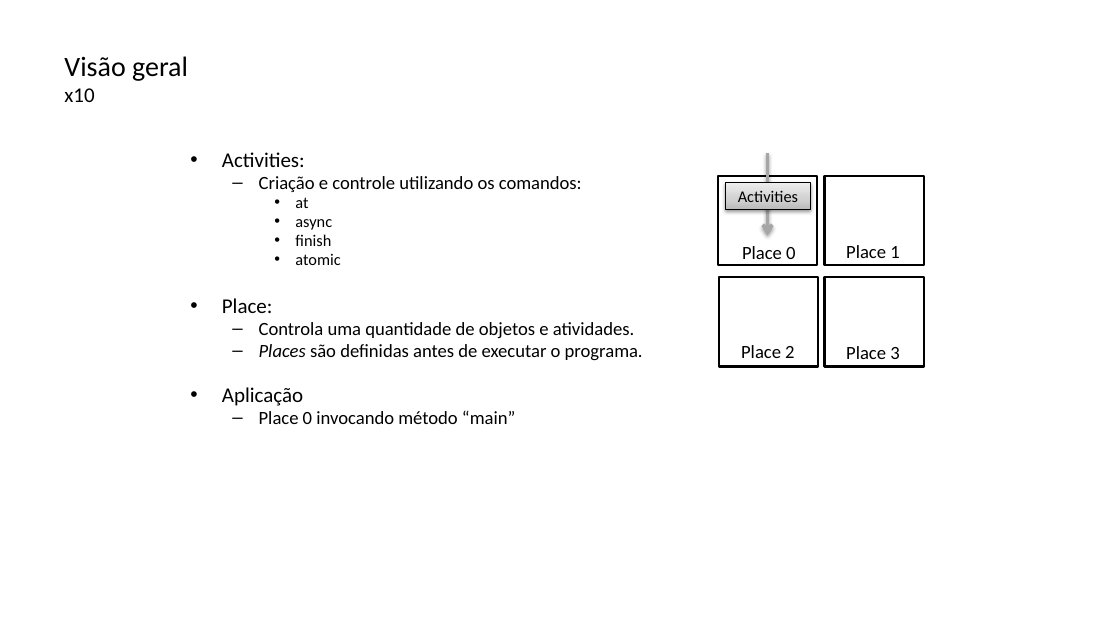
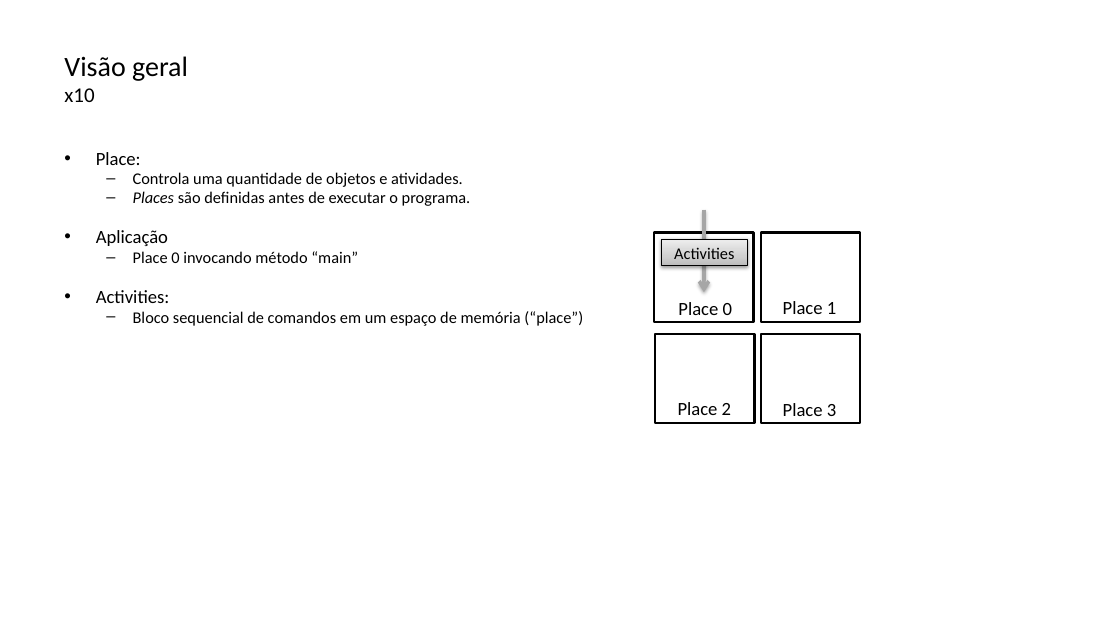
Before and after one commit to lquatrin/inf2591, a slide deck: slide 6 of x10.pptx (slide 8 before the commit). Drawn at 1120x630 pixels with LibreOffice and Linux fonts; fonts in the diff are those of the drawing. Boxes give left, top, right and bottom in pixels: in the first picture for what was removed or moved away, otherwise in the second. Text is boxed around its words. In the diff, an @@ line names an element or a change of style, - is before the commit and + after.

```diff
--- a/x10.pptx
+++ b/x10.pptx
@@ text "Place:" moved from (x1=222, y1=152, x2=643, y2=424) to (x1=96, y1=152, x2=583, y2=326) @@
@@ text at (x1=96, y1=152, x2=471, y2=263): size 18 to 16 pt in "Place:", "Aplicação"; size 16 to 14 pt in "Controla uma quantidade de objetos e atividades.", "Places são definidas antes de executar o ...", "Place 0 invocando método “main”" @@
@@ text at (x1=222, y1=152, x2=582, y2=265): paragraphs removed @@
-• Activities:
-  – Criação e controle utilizando os comandos:
-    • at
-    • async
-    • finish
-    • atomic
@@ text at (x1=96, y1=290, x2=583, y2=326): paragraphs added @@
+• Activities:
+  – Bloco sequencial de comandos em um espaço de memória (“place”)
@@ 5 rectangles, 4 texts, 1 arrow moved together from (x1=718, y1=153, x2=923, y2=366) to (x1=655, y1=209, x2=860, y2=423) @@
```
Also in this commit, not shown: 12 other slides changed, 1 slide added, 5 other files.
